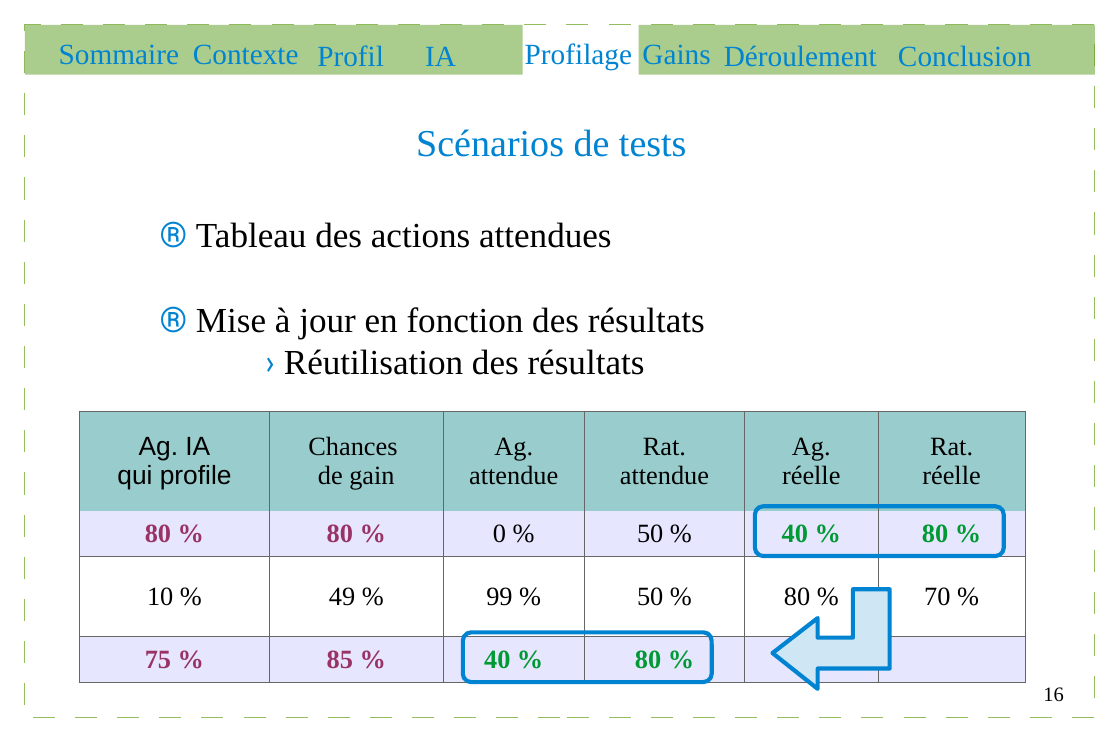
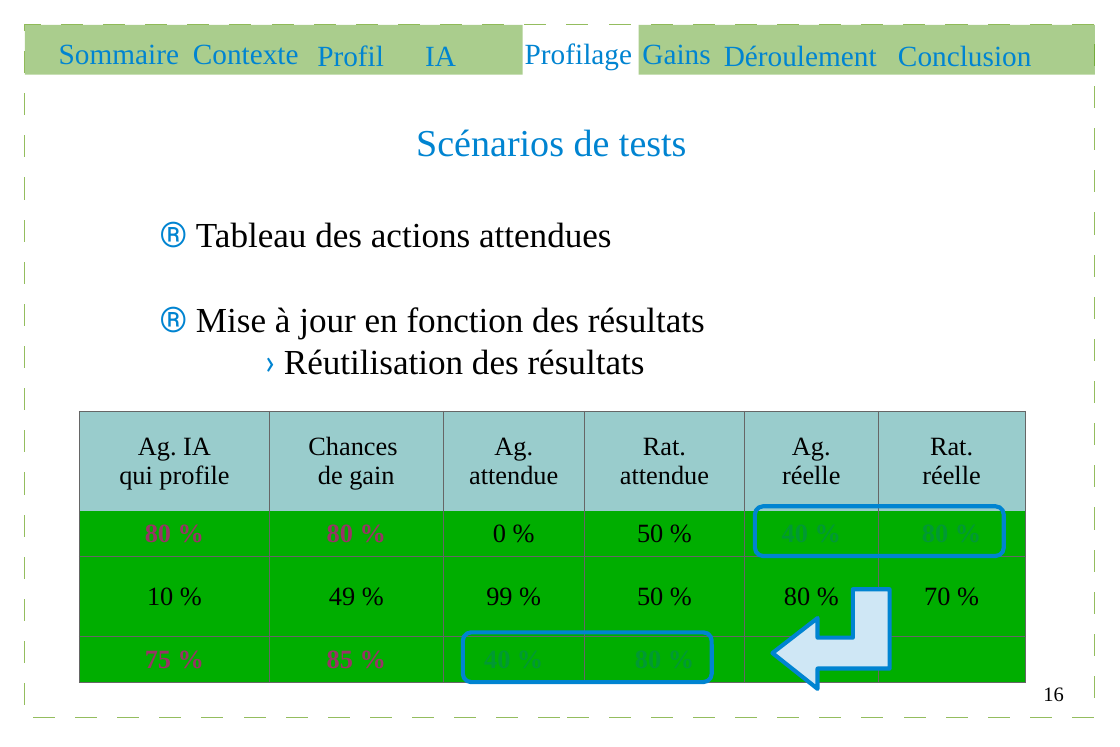
Before and after one commit to Gouga34/TERM1_Poker, a slide deck: slide 16 of Soutenance/presentation.odp. Drawn at 1120x747 pixels with LibreOffice and Linux fonts; fonts in the diff are those of the drawing. Boxes give left, top, right and bottom in pixels: in the first picture for what was removed or moved away, otherwise in the second. Text is boxed around its words. In the diff, an @@ line names an element or a change of style, - is before the commit and + after.

```diff
--- a/Soutenance/presentation.odp
+++ b/Soutenance/presentation.odp
@@ table at box(79, 411, 1025, 682) @@
@@ fill #E6E6FF to #00AE00 in 12 cells @@
@@ fill #FFFFFF to #00AE00 in row 3 @@
@@ font Arial to Times New Roman in "Ag. IA", "qui profile" @@
```
Also in this commit, not shown: 7 other slides changed.
